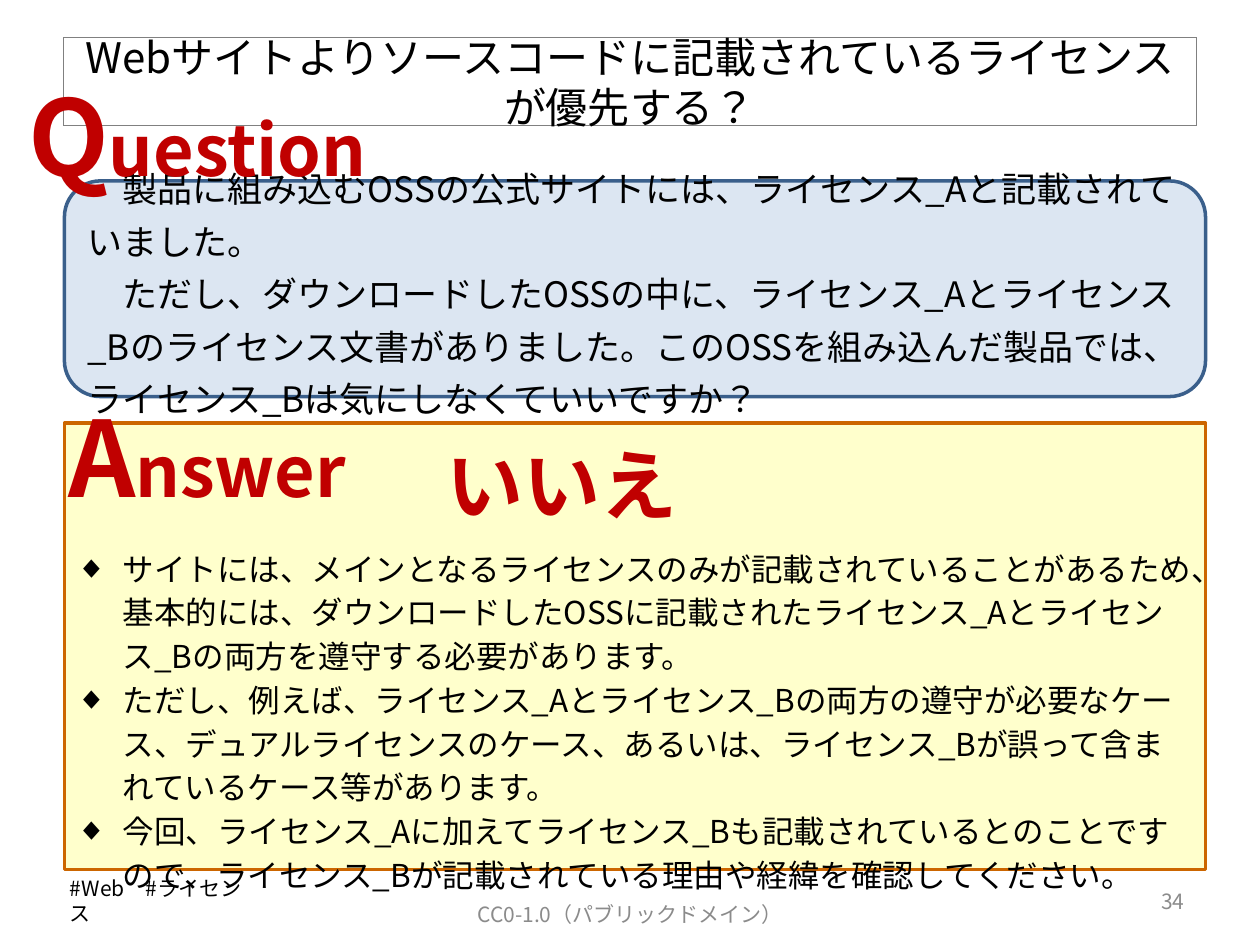
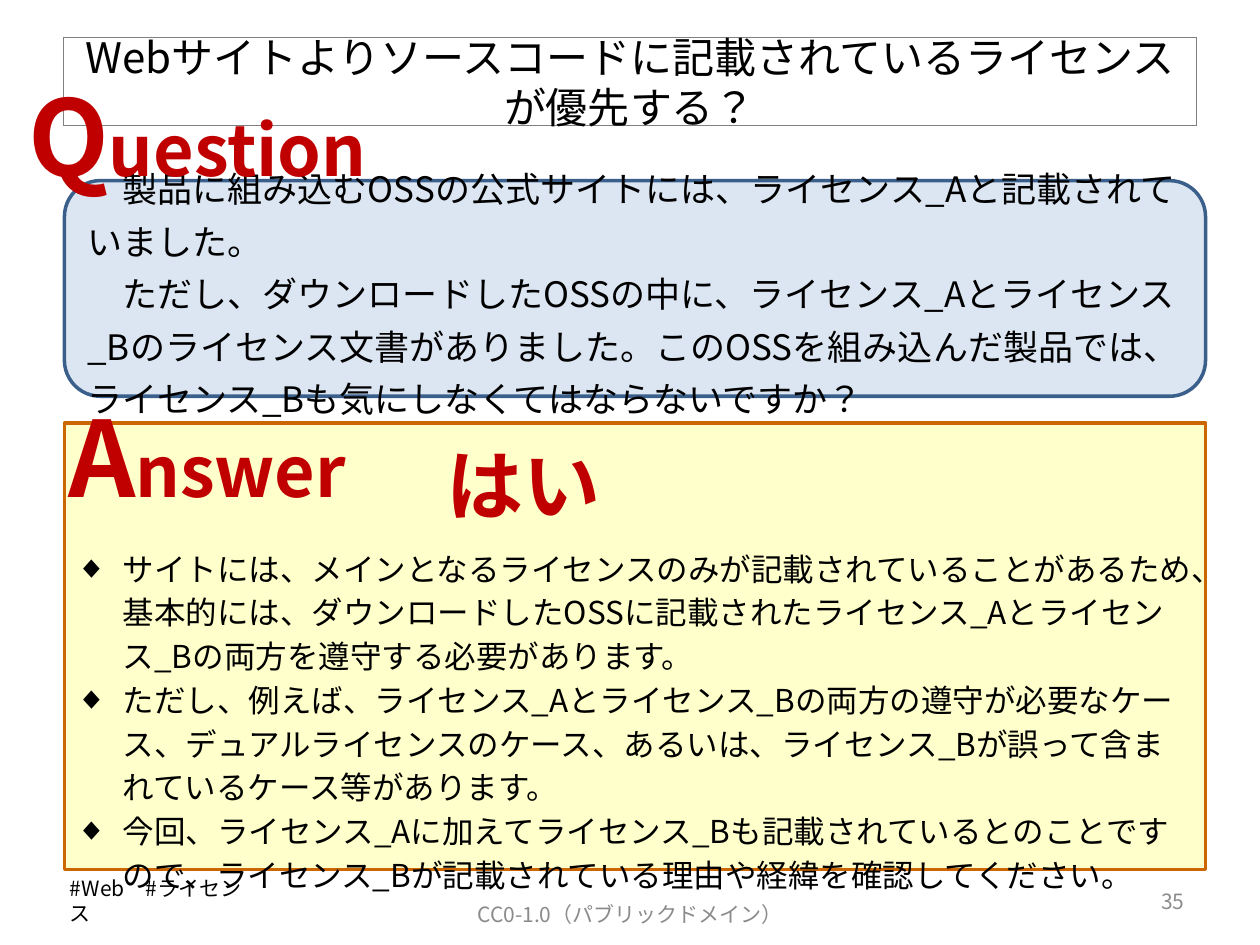
Before and after one commit to OpenChain-Project/OpenChain-JWG, a slide deck: slide 36 of Education_Material/FAQ/OSSライセンス関連でよくある誤解_CC0.pptx (slide 35 before the commit). Drawn at 1260x945 pixels with LibreOffice and Linux fonts; fonts in the diff are those of the drawing. Boxes give left, top, right and bottom in pixels: in the first picture for what was removed or moved away, otherwise in the second. Text is boxed around its words. In the diff, an @@ line names an element or a change of style, - is before the commit and + after.

```diff
--- a/Education_Material/FAQ/OSSライセンス関連でよくある誤解_CC0.pptx
+++ b/Education_Material/FAQ/OSSライセンス関連でよくある誤解_CC0.pptx
@@ text in rounded rectangle at bbox=[87, 167, 1178, 422]: text changed @@
-製品に組み込むOSSの公式サイトには、ライセンス_Aと記載されていました。
-ただし、ダウンロードしたOSSの中に、ライセンス_Aとライセンス_Bのライセンス文書がありました。このOSSを組み込んだ製品では、ライセンス_Bは気にしなくていいですか？
+製品に組み込むOSSの公式サイトには、ライセンス_Aと記載されていました。
+ただし、ダウンロードしたOSSの中に、ライセンス_Aとライセンス_Bのライセンス文書がありました。このOSSを組み込んだ製品では、ライセンス_Bも気にしなくてはならないですか？
@@ text at bbox=[446, 453, 600, 518]: text changed @@
-いいえ
+はい
@@ page number at bbox=[1161, 893, 1184, 909]: text changed @@
-34
+35
```
Also in this commit, not shown: 2 other slides changed, 8 slides added.
